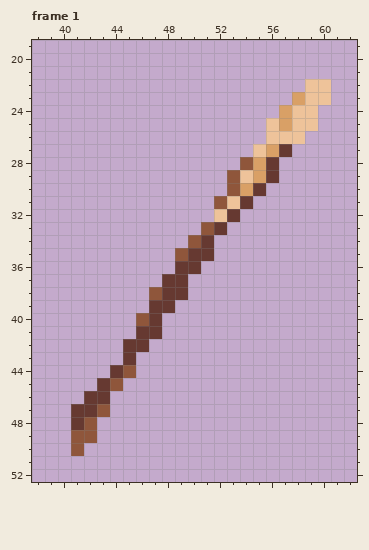
Animated GIF sprite, stored at Mystivate/wwwroot/images/Equipment/twig-r.gif. The picture above was drawn from the file before the commit.
The file is 192x192 pixels, drawn in blocks of 3x3; one block is one cell here. Shown: frame 1: x 38..62, y 19..52. The commit also changed other frames, which this record leaves out.
After the commit:
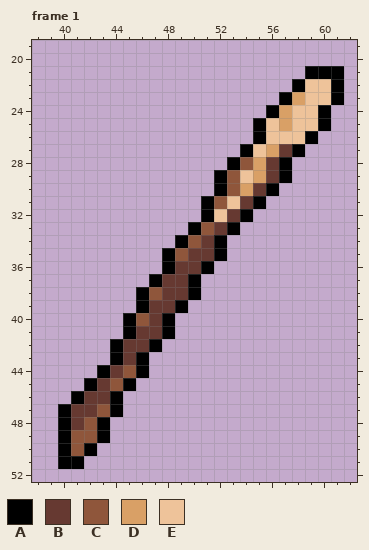
Palette (. is transparent): A #000000  B #663931  C #8f563b  D #d9a066  E #eec39a
Difference:
Frame 1:
y 21: x 59..61 ... -> AAA
y 22: x 58 . -> A; x 61 . -> A
y 23: x 57 . -> A; x 61 . -> A
y 24: x 56 . -> A; x 60 . -> A
y 25: x 55 . -> A; x 60 . -> A
y 26: x 55 . -> A; x 59 . -> A
y 27: x 54 . -> A; x 58 . -> A
y 28: x 53 . -> A; x 57 . -> A
y 29: x 52 . -> A; x 57 . -> A
y 30: x 52 . -> A; x 56 . -> A
y 31: x 51 . -> A; x 55 . -> A
y 32: x 51 . -> A; x 54 . -> A
y 33: x 50 . -> A; x 53 . -> A
y 34: x 49 . -> A; x 52 . -> A
y 35: x 48 . -> A; x 52 . -> A
y 36: x 48 . -> A; x 51 . -> A
y 37: x 47 . -> A; x 50 . -> A
y 38: x 46 . -> A; x 50 . -> A
y 39: x 46 . -> A; x 49 . -> A
y 40..41: x 45 . -> A; x 48 . -> A
y 42: x 44 . -> A; x 47 . -> A
y 43: x 44 . -> A; x 46 . -> A
y 44: x 43 . -> A; x 46 . -> A
y 45: x 42 . -> A; x 45 . -> A
y 46: x 41 . -> A; x 44 . -> A
y 47: x 40 . -> A; x 44 . -> A
y 48..49: x 40 . -> A; x 43 . -> A
y 50: x 40 . -> A; x 42 . -> A
y 51: x 40..41 .. -> AA
